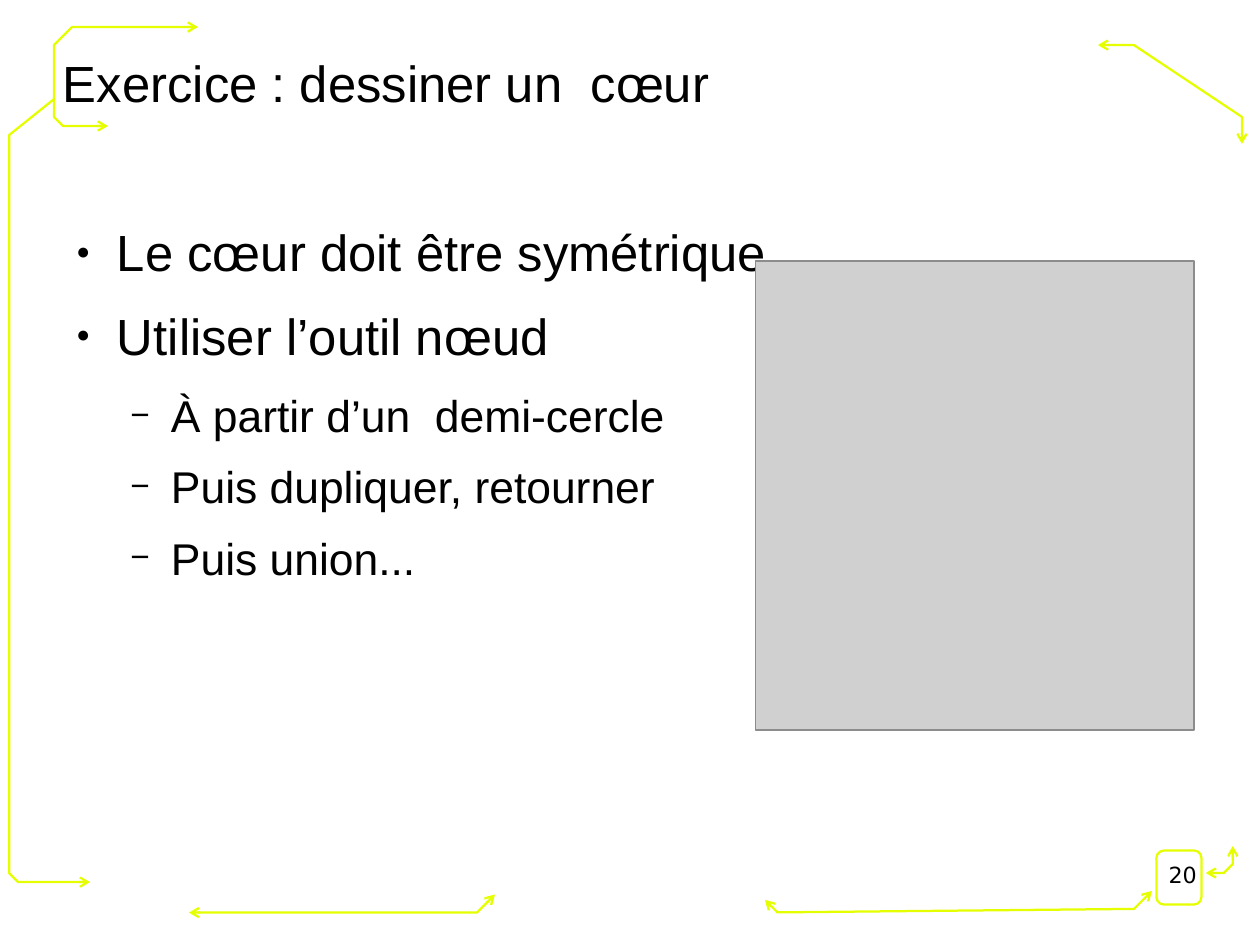
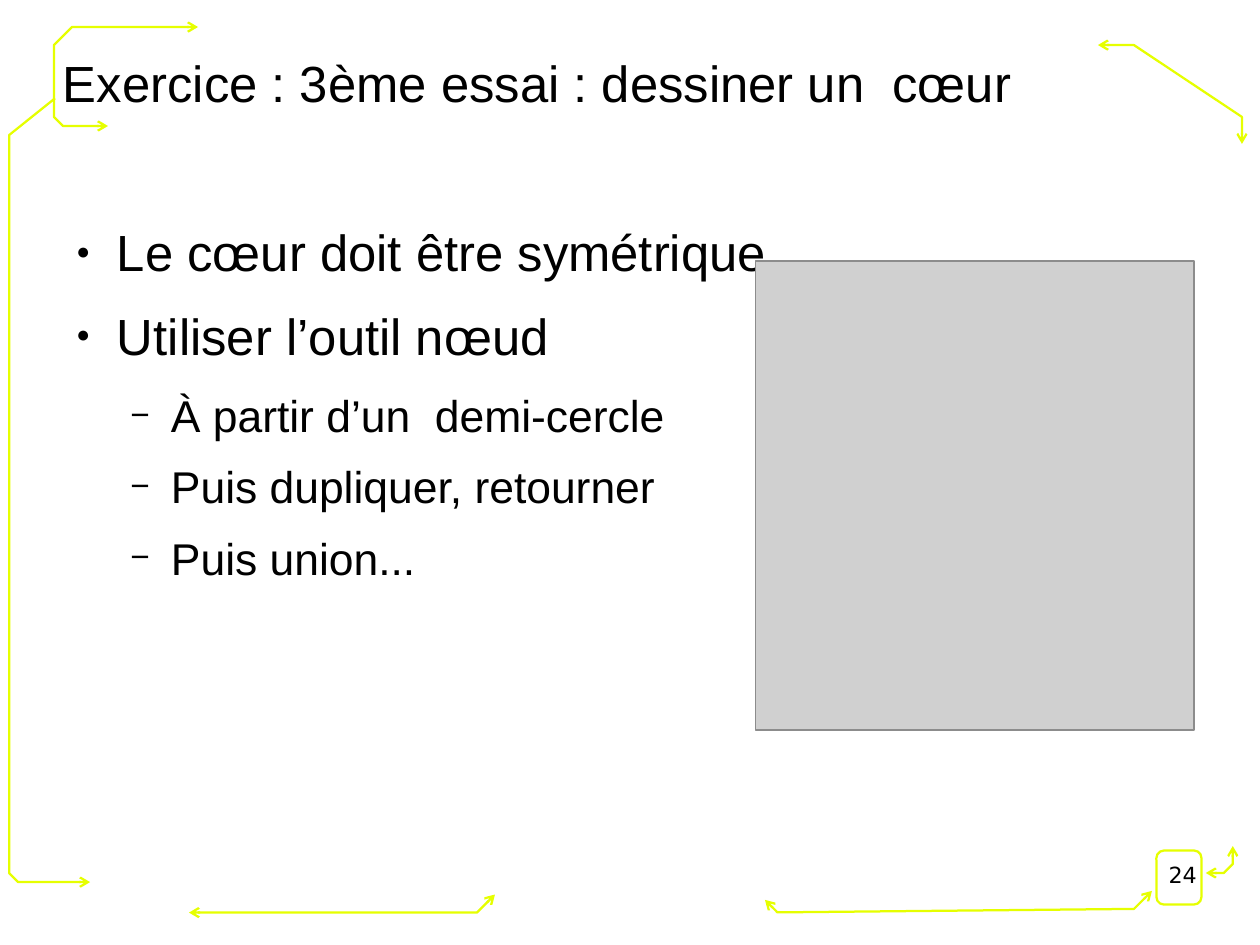
Before and after one commit to FablabLannion/Formation-Fondation-Orange, a slide deck: slide 24 of conception2D.odp (slide 20 before the commit). Drawn at 1260x945 pixels with LibreOffice and Linux fonts; fonts in the diff are those of the drawing; grey boxes stand for pictures; background and template pictures are left out. Boxes give left, top, right and bottom in pixels: in the first picture for what was removed or moved away, otherwise in the second. Text is boxed around its words. In the diff, an @@ line names an element or a change of style, - is before the commit and + after.

```diff
--- a/conception2D.odp
+++ b/conception2D.odp
@@ title at (63, 64, 1012, 103): text changed @@
-Exercice : dessiner un cœur
+Exercice : 3ème essai : dessiner un cœur
@@ page number at (1169, 866, 1197, 883): text changed @@
-20
+24
```
Also in this commit, not shown: 6 other slides changed, 7 slides added, 1 slide removed, 2 other files.
